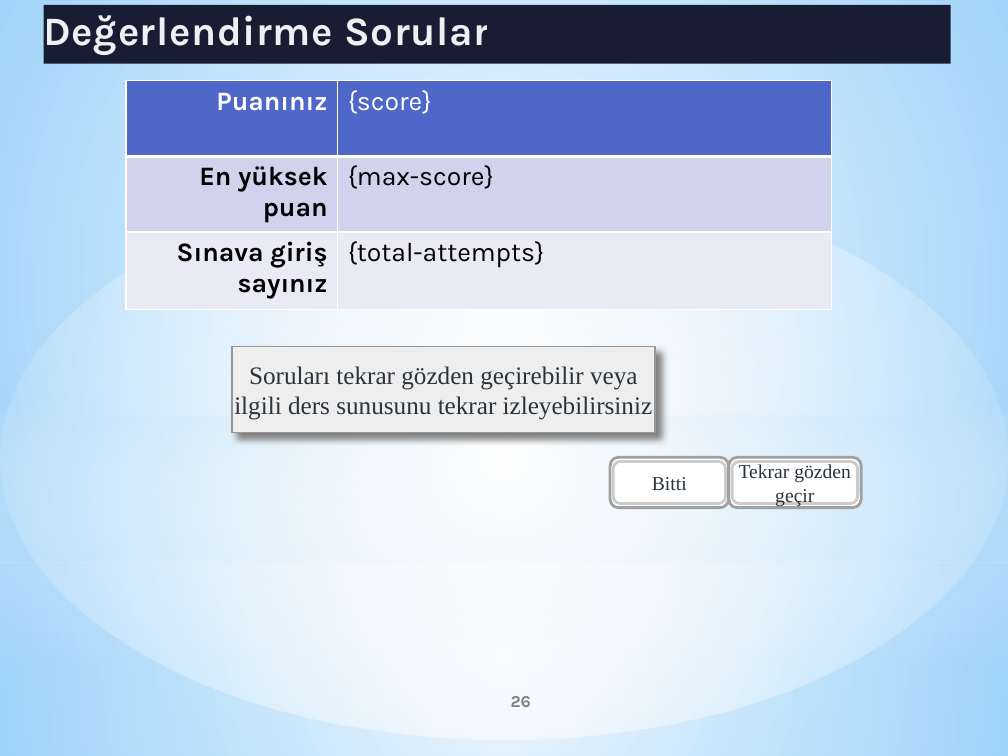
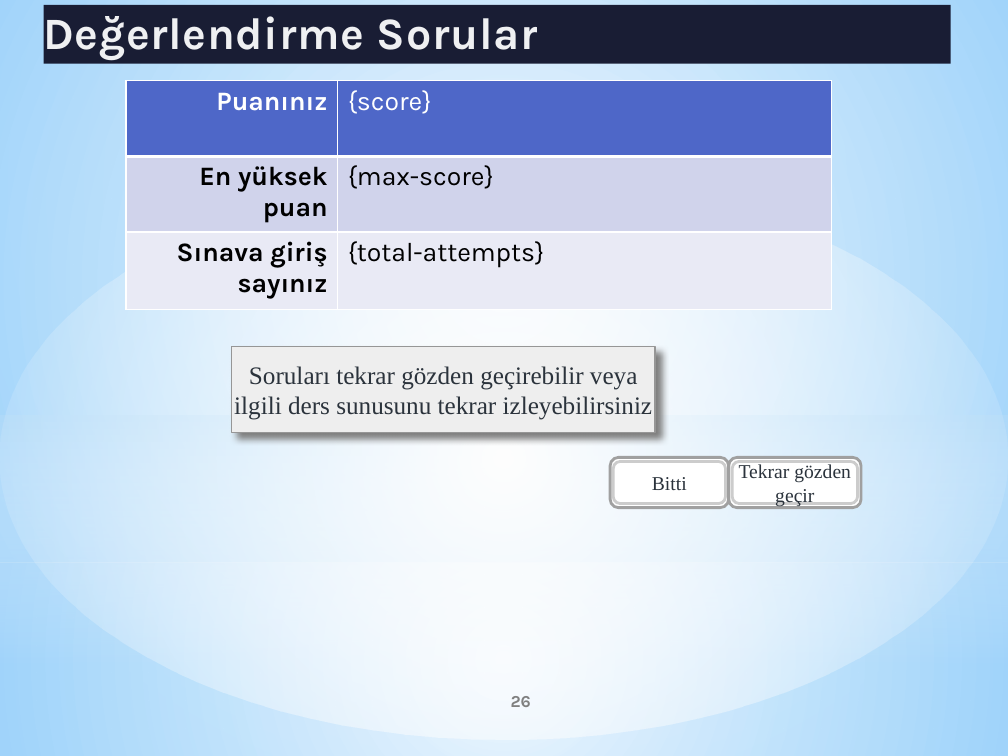
Before and after one commit to bcobanoglu/Java, a slide deck: slide 26 of OPERATORLER.pptx. Drawn at 1008x756 pixels with LibreOffice and Linux fonts; fonts in the diff are those of the drawing. Boxes give left, top, right and bottom in pixels: in the first picture for what was removed or moved away, otherwise in the second. Text is boxed around its words. In the diff, an @@ line names an element or a change of style, - is before the commit and + after.

```diff
--- a/OPERATORLER.pptx
+++ b/OPERATORLER.pptx
@@ title "Değerlendirme Soruları" at [43, 5, 951, 64]: size 28.8 to 32 pt @@
@@ rectangle "Soruları tekrar gözden geçirebilir veya ..." at [232, 347, 655, 432]: shadow changed @@
```
Also in this commit, not shown: 22 other slides changed.
